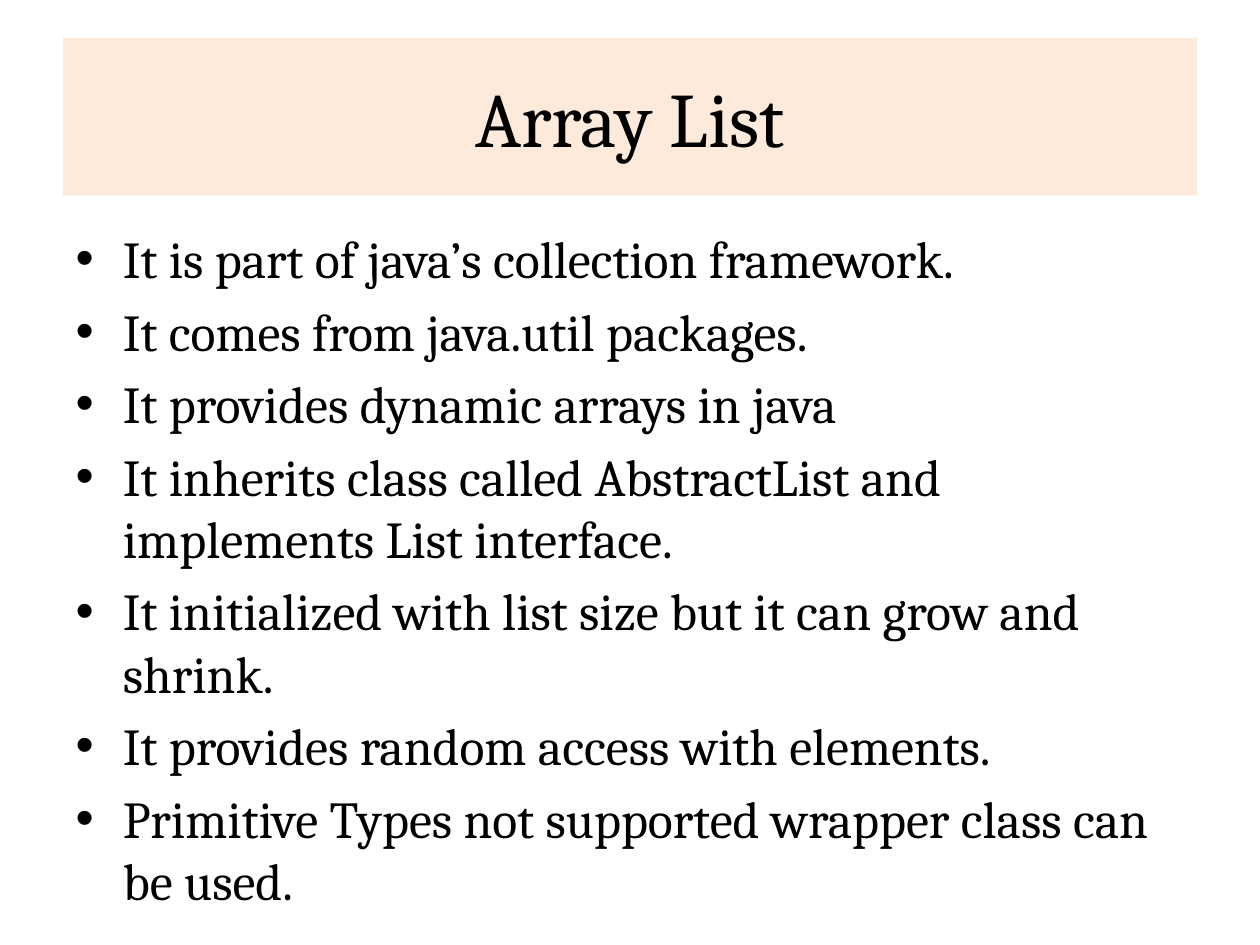
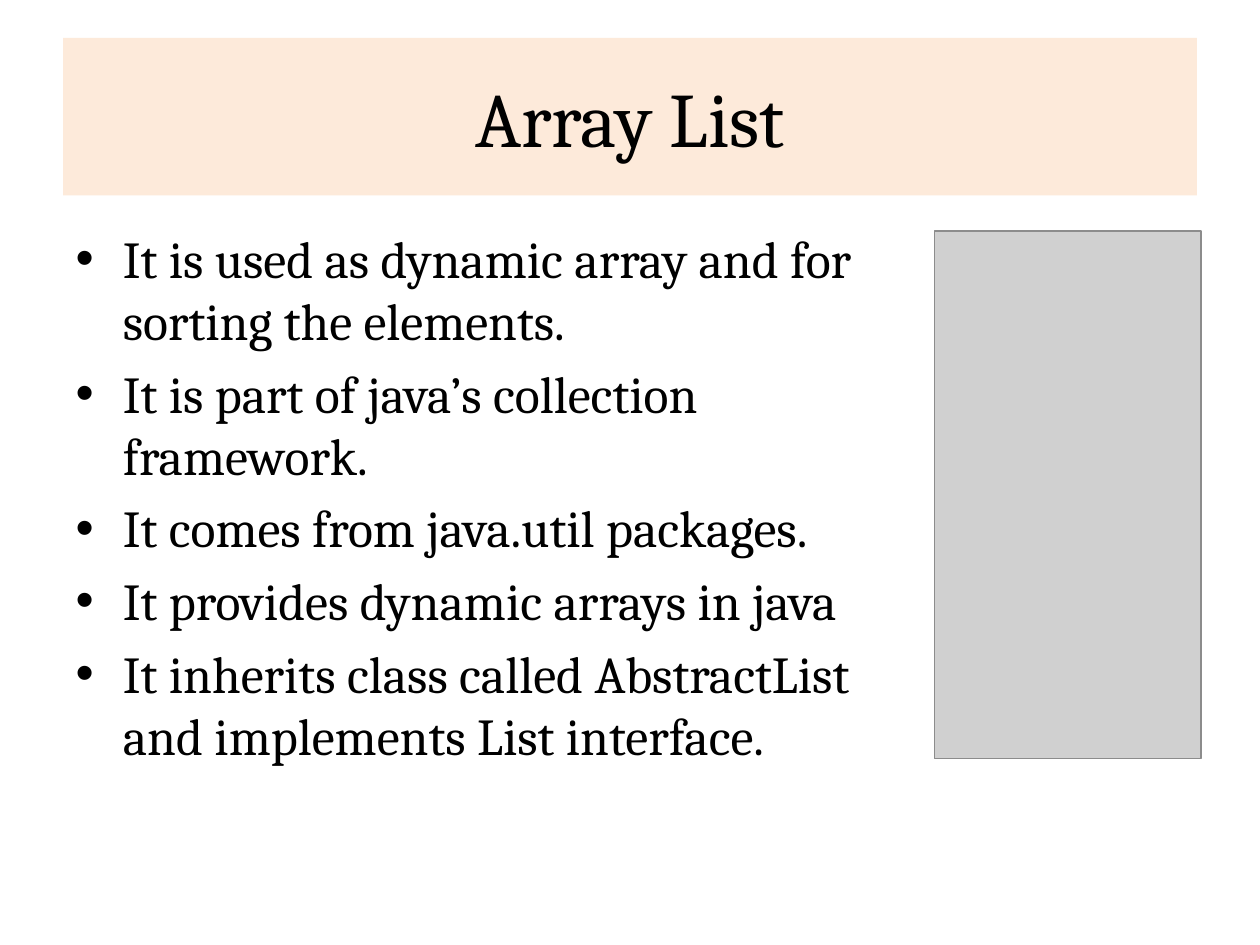
Before and after one commit to rajasekaran36/CS8392-OOPS, a slide deck: slide 2 of Presentations/Unit 2/CS8392-U2-8-ArrayList.pptx. Drawn at 1260x945 pixels with LibreOffice and Linux fonts; fonts in the diff are those of the drawing; grey boxes stand for pictures. Boxes give left, top, right and bottom in pixels: in the first picture for what was removed or moved away, otherwise in the second. Text is boxed around its words. In the diff, an @@ line names an element or a change of style, - is before the commit and + after.

```diff
--- a/Presentations/Unit 2/CS8392-U2-8-ArrayList.pptx
+++ b/Presentations/Unit 2/CS8392-U2-8-ArrayList.pptx
@@ picture added at <box>935,231,1201,759</box> @@
@@ text at <box>123,241,851,351</box>: paragraph added @@
+• It is used as dynamic array and for sorting the elements.
@@ text at <box>123,594,1148,849</box>: paragraphs removed @@
-• It initialized with list size but it can grow and shrink.
-• It provides random access with elements.
-• Primitive Types not supported wrapper class can be used.
```
Also in this commit, not shown: 1 slide added, 1 slide removed, 7 other files.
